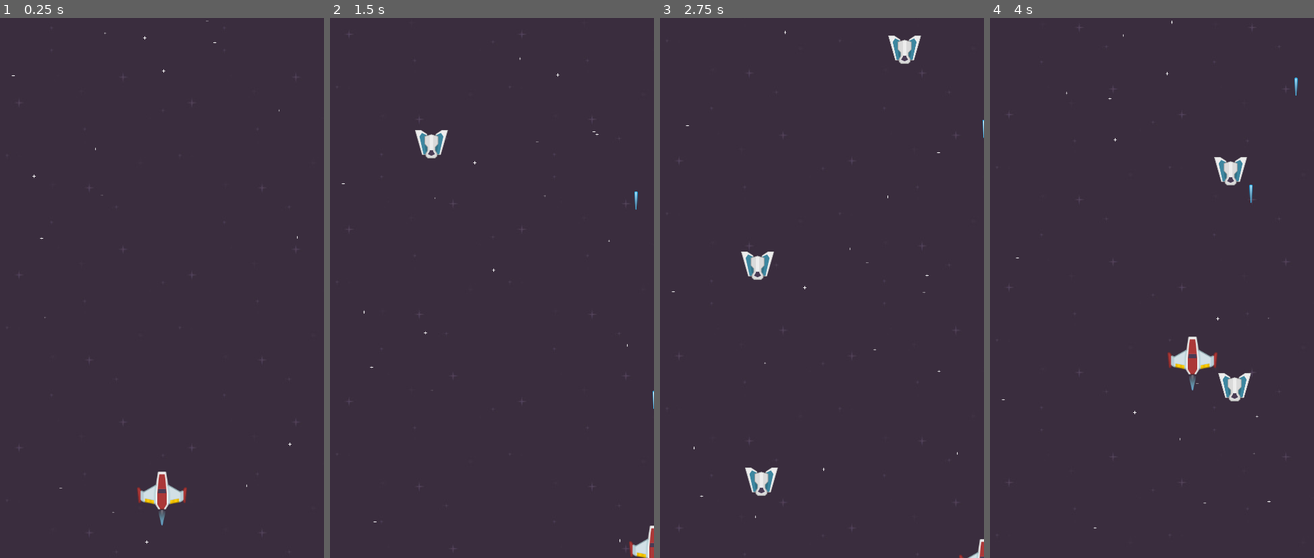
Above: before the commit, frames 1-4 (left to right).
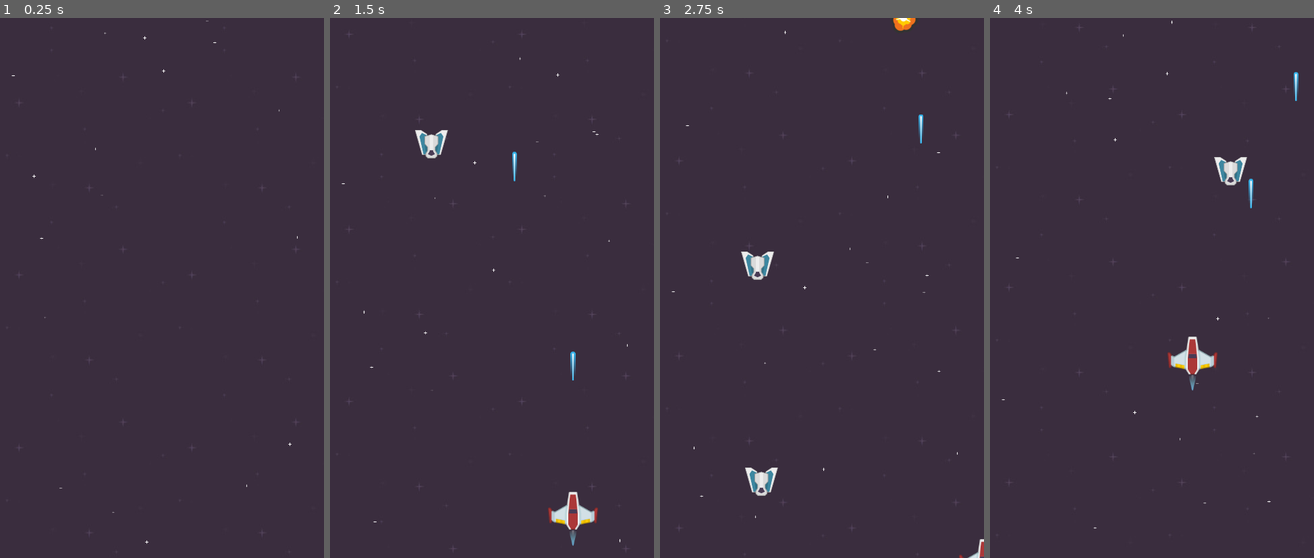
Above: after the commit, the same moments.

Repository: JaasielGuerra/Sneyzer-Lite
Game: Godot game, scene res://Niveles/Pruebas/EscenaDePruebas.tscn
Two runs of this game, one before a commit and one after it. Both use one fixed random seed, a clock stepped at 60 frames per second and the inputs below.
Inputs:
- Up to frame 1 (0.25 s): no input
- Up to frame 2 (1.5 s): tap Enter (ui_accept) at 0.5, 0.6, 0.77, 1.07, 1.35 s; hold Right (ui_right) 0.53-1.28 s; hold Down (ui_down) from 1.28 s (still down)
- Up to frame 3 (2.75 s): tap Enter (ui_accept) at 1.52, 1.82, 2.1 s; release Down (ui_down) at 2.03 s; hold Right (ui_right) from 2.03 s (still down)
- Up to frame 4 (4 s): release Right (ui_right) at 2.78 s; hold Up (ui_up) 2.78-3.53 s; tap Enter (ui_accept) at 2.85, 3.02, 3.32, 3.6, 3.77 s; hold Left (ui_left) from 3.53 s (still down)

The runs differ from the first frame. In frame 1, 0.6% of the frame differs, in the area x 42-58%, y 84-94%; in frame 2, 1.0%, in the area x 56-100%, y 24-100%; in frame 3, 0.6%; in frame 4, 0.5%.

Commit message:
cambios en la nave jugador, colision jug - navEnemiga, inmunidad de la nave jugador

Diff:
--- a/Actores/Balas/BalaJugador/BalaJugador.tscn
+++ b/Actores/Balas/BalaJugador/BalaJugador.tscn
@@ -7,9 +7,9 @@
 [sub_resource type="RectangleShape2D" id=1]
 
 custom_solver_bias = 0.0
-extents = Vector2( 2.18552, 13.4111 )
+extents = Vector2( 3.30766, 21.2945 )
 
-[node name="BalaJugador" groups=[
+[node name="BalaJugador" index="0" groups=[
 "BalaJugador",
 ] instance=ExtResource( 1 )]
 
@@ -22,7 +22,7 @@
 
 [node name="Sprite" parent="." index="1"]
 
-scale = Vector2( 0.5, 0.5 )
+scale = Vector2( 0.8, 0.8 )
 texture = ExtResource( 3 )
 _sections_unfolded = [ "Transform" ]
 
--- a/Actores/Jugador/Jugador.gd
+++ b/Actores/Jugador/Jugador.gd
@@ -1,16 +1,19 @@
- extends Area2D
+extends Area2D
 
 var escena_bala = load("res://Actores/Balas/BalaJugador/BalaJugador.tscn")
 var escena_exp = load("res://Efectos/Explosion/Explosion.tscn")
 var t_pantalla
 var posicion = Vector2()
+var vida = 3
+
 export (float) var velocidad
-var vida = 3
-var danio = 0
 
 func _ready():
 	t_pantalla = get_viewport().size#tamnio de pantalla
-	global_position = Vector2(480/2,700)
+	set_process(false) #desactivar al inciio el procesamiento
+	aparecer()
+	randomize()
+	$Protec.hide()
 
 func _process(delta):
 
@@ -26,7 +29,6 @@
 		posicion.y += 1
 	if Input.is_action_just_pressed("ui_accept"):
 		disparo()
-		pass
 
 	#vector de posicion, se normaliza y se multiplica velocidad y tiempo
 	posicion = posicion.normalized() * velocidad * delta
@@ -48,23 +50,38 @@
 	nueva_bala.velocidad = 950
 	get_parent().add_child(nueva_bala)
 
-#destruir la nave
+#senial de Area2D cuanto algo colisiona con la nave
 func _on_Jugador_area_entered(area):
+	if area.is_in_group("BalaEnemigo") or area.is_in_group("Enemigo"):
+		vida -= 1 #restar vida
+		set_process(false) #desactivar el procesamiento
+		$FormaCol.disabled = true #descativar deteccion de colision
+		$Protec.show()#mostrar el sprite de proteccion
+		$Protec/Anim.play("anim")
+		$Inmunidad.start()#iniciar timer
+		aparecer()
+		for i in range(0,3):
+			var nueva_exp  = escena_exp.instance()
+			nueva_exp.global_position = Vector2(
+				global_position.x + rand_range(-35,35),
+				global_position.y + rand_range(-35,35))
+			get_parent().add_child(nueva_exp)
 
-	if area.is_in_group("BalaEnemigo"):
+		if vida == 0:
+			queue_free()#eliminar la nave
 
-		if danio < 3:
-			danio += 1#aumentar danio de la nave
-			vida -= 1#bajar vida
-			$Danio.texture = load("res://Actores/Jugador/playerShip1_damage"+str(danio)+".png")
+#hace aparecer a la nave
+func aparecer():
+	#animando con el nodo Tween
+	$Aparecer.interpolate_property(self, "global_position", Vector2(t_pantalla.x/2, t_pantalla.y + 150), Vector2(t_pantalla.x/2, t_pantalla.y - 150) , 1, Tween.TRANS_LINEAR, Tween.TRANS_LINEAR)
+	$Aparecer.start()
 
-		elif vida == 0:
+#senial del nodo Tween cuando se finaliza la animacion
+func _on_Aparecer_tween_completed(object, key):
+	set_process(true) #activar el procesamiento
 
-			for i in range(0,5):
-				var nueva_exp  = escena_exp.instance()
-				nueva_exp.global_position = Vector2(
-					global_position.x + rand_range(-45,45),
-					global_position.y + rand_range(-45,45))
-				get_parent().add_child(nueva_exp)
-
-			queue_free()
+#cuando termina el tiempo de inmunidad
+func _on_Inmunidad_timeout():
+	$FormaCol.disabled = false #volver a activar la deteccion de colision
+	$Protec.hide()#ocultar el sprite de proteccion
+	$Protec/Anim.stop()
--- a/Actores/Jugador/Jugador.tscn
+++ b/Actores/Jugador/Jugador.tscn
@@ -1,9 +1,10 @@
-[gd_scene load_steps=7 format=2]
+[gd_scene load_steps=9 format=2]
 
 [ext_resource path="res://Actores/Jugador/Jugador.gd" type="Script" id=1]
 [ext_resource path="res://Actores/Jugador/playerShip1_red.png" type="Texture" id=2]
 [ext_resource path="res://Actores/Jugador/fire14.png" type="Texture" id=3]
 [ext_resource path="res://Actores/Jugador/fire15.png" type="Texture" id=4]
+[ext_resource path="res://Actores/Jugador/shield3.png" type="Texture" id=5]
 
 [sub_resource type="SpriteFrames" id=1]
 
@@ -17,7 +18,26 @@
 [sub_resource type="ConvexPolygonShape2D" id=2]
 
 custom_solver_bias = 0.0
-points = PoolVector2Array( 0, -30, 35, 20, -35, 20 )
+points = PoolVector2Array( 0, -20, 30, 15, -30, 15 )
+
+[sub_resource type="Animation" id=3]
+
+resource_name = "anim"
+length = 0.6
+loop = true
+step = 0.1
+tracks/0/type = "value"
+tracks/0/path = NodePath(".:modulate")
+tracks/0/interp = 1
+tracks/0/loop_wrap = true
+tracks/0/imported = false
+tracks/0/enabled = true
+tracks/0/keys = {
+"times": PoolRealArray( 0, 0.3, 0.6 ),
+"transitions": PoolRealArray( 1, 1, 1 ),
+"update": 0,
+"values": [ Color( 1, 1, 1, 1 ), Color( 1, 1, 1, 0 ), Color( 1, 1, 1, 1 ) ]
+}
 
 [node name="Jugador" type="Area2D" index="0"]
 
@@ -29,6 +49,10 @@
 audio_bus_override = false
 audio_bus_name = "Master"
 script = ExtResource( 1 )
+_sections_unfolded = [ "Transform" ]
+__meta__ = {
+"_edit_group_": true
+}
 velocidad = 400.0
 
 [node name="Nave" type="Sprite" parent="." index="0"]
@@ -37,29 +61,59 @@
 texture = ExtResource( 2 )
 _sections_unfolded = [ "Transform" ]
 
-[node name="Danio" type="Sprite" parent="." index="1"]
-
-scale = Vector2( 0.75, 0.75 )
-_sections_unfolded = [ "Transform" ]
-
-[node name="Propulsor" type="AnimatedSprite" parent="." index="2"]
+[node name="Propulsor" type="AnimatedSprite" parent="." index="1"]
 
 position = Vector2( 0, 40 )
 scale = Vector2( 0.75, 0.75 )
 frames = SubResource( 1 )
 animation = "default"
-frame = 1
-playing = true
 _sections_unfolded = [ "Transform" ]
 
-[node name="FormaCol" type="CollisionShape2D" parent="." index="3"]
+[node name="FormaCol" type="CollisionShape2D" parent="." index="2"]
 
-visible = false
 shape = SubResource( 2 )
 
-[node name="PosDisparo" type="Position2D" parent="." index="4"]
+[node name="PosDisparo" type="Position2D" parent="." index="3"]
 
 position = Vector2( 0, -50 )
 _sections_unfolded = [ "Transform" ]
 
+[node name="Protec" type="Sprite" parent="." index="4"]
+
+modulate = Color( 1, 1, 1, 0.333333 )
+scale = Vector2( 0.75, 0.75 )
+texture = ExtResource( 5 )
+_sections_unfolded = [ "Animation", "Offset", "Region", "Transform", "Visibility" ]
+
+[node name="Anim" type="AnimationPlayer" parent="Protec" index="0"]
+
+root_node = NodePath("..")
+autoplay = ""
+playback_process_mode = 1
+playback_default_blend_time = 0.0
+playback_speed = 1.0
+anims/anim = SubResource( 3 )
+blend_times = [  ]
+_sections_unfolded = [ "Playback Options" ]
+
+[node name="Aparecer" type="Tween" parent="." index="5"]
+
+repeat = false
+playback_process_mode = 1
+playback_speed = 1.0
+playback/active = false
+playback/repeat = false
+playback/speed = 1.0
+
+[node name="Inmunidad" type="Timer" parent="." index="6"]
+
+process_mode = 1
+wait_time = 5.0
+one_shot = true
+autostart = false
+
 [connection signal="area_entered" from="." to="." method="_on_Jugador_area_entered"]
+
+[connection signal="tween_completed" from="Aparecer" to="." method="_on_Aparecer_tween_completed"]
+
+[connection signal="timeout" from="Inmunidad" to="." method="_on_Inmunidad_timeout"]
--- a/Actores/PersonajeGenerico/EnemigoPequenio/Enemigo.gd
+++ b/Actores/PersonajeGenerico/EnemigoPequenio/Enemigo.gd
@@ -8,10 +8,10 @@
 export (float) var amplitud_curva# para la amplitud de la curva
 var escena_exp = load("res://Efectos/Explosion/Explosion.tscn")
 
-#comprobar si la colision es de la bala del jugador para destruirlo
+#comprobar si la colision es de la bala del jugador o el jugador para destruirlo
 func _on_Enemigo_area_entered(area):
 
-    if area.is_in_group("BalaJugador"):
+    if area.is_in_group("BalaJugador") or area.get_name() == "Jugador":
 
         var nueva_exp = escena_exp.instance()
         nueva_exp.global_position = global_position
--- a/Actores/PersonajeGenerico/EnemigoPequenio/Enemigo.tscn
+++ b/Actores/PersonajeGenerico/EnemigoPequenio/Enemigo.tscn
@@ -8,7 +8,9 @@
 custom_solver_bias = 0.0
 extents = Vector2( 46.4809, 36.695 )
 
-[node name="Enemigo" type="Area2D"]
+[node name="Enemigo" type="Area2D" groups=[
+"Enemigo",
+]]
 
 position = Vector2( 240, 700 )
 input_pickable = true
--- a/Efectos/Explosion/Explosion.tscn
+++ b/Efectos/Explosion/Explosion.tscn
@@ -17,7 +17,7 @@
 "frames": [ ExtResource( 2 ), ExtResource( 3 ), ExtResource( 4 ), ExtResource( 5 ), ExtResource( 6 ), ExtResource( 7 ), ExtResource( 8 ), ExtResource( 9 ), ExtResource( 10 ) ],
 "loop": true,
 "name": "exp",
-"speed": 15.0
+"speed": 20.0
 } ]
 
 [node name="Explosion" type="Node2D"]
--- a/Escenario/Estrella/Estrella.gd
+++ b/Escenario/Estrella/Estrella.gd
@@ -4,6 +4,7 @@
 
 func _ready():
 	velocidad = rand_range(100, 250)
+	randomize()
 
 func _process(delta):
 	global_position += Vector2(0, velocidad * delta)
--- a/Niveles/Pruebas/EscenaDePruebas.tscn
+++ b/Niveles/Pruebas/EscenaDePruebas.tscn
@@ -1,27 +1,25 @@
 [gd_scene load_steps=4 format=2]
 
 [ext_resource path="res://Niveles/Pruebas/Nivel.gd" type="Script" id=1]
-[ext_resource path="res://Actores/Jugador/Jugador.tscn" type="PackedScene" id=2]
-[ext_resource path="res://Escenario/Espacio/FondoEspacio.tscn" type="PackedScene" id=3]
+[ext_resource path="res://Escenario/Espacio/FondoEspacio.tscn" type="PackedScene" id=2]
+[ext_resource path="res://Actores/Jugador/Jugador.tscn" type="PackedScene" id=3]
 
-[node name="EscenaDePruebas" type="Node" index="0"]
+[node name="EscenaDePruebas" type="Node"]
 
 script = ExtResource( 1 )
 
-[node name="Jugador" parent="." index="0" instance=ExtResource( 2 )]
-
-input_pickable = false
-
-[node name="Timer" type="Timer" parent="." index="1"]
+[node name="Timer" type="Timer" parent="." index="0"]
 
 process_mode = 1
 wait_time = 0.8
 one_shot = false
 autostart = true
 
-[node name="FondoEspacio" parent="." index="2" instance=ExtResource( 3 )]
+[node name="FondoEspacio" parent="." index="1" instance=ExtResource( 2 )]
 
 velocidad = 150.0
 fondo = 3
 
+[node name="Jugador" parent="." index="2" instance=ExtResource( 3 )]
+
 [connection signal="timeout" from="Timer" to="." method="_on_Timer_timeout"]
Binary file removed: Actores/Jugador/playerShip1_damage1.png
Not shown, removed: Actores/Jugador/playerShip1_damage1.png.import
Binary file removed: Actores/Jugador/playerShip1_damage2.png
Binary file removed: Actores/Jugador/playerShip1_damage3.png
Not shown, removed: Actores/Jugador/playerShip1_damage3.png.import
Binary file added: Actores/Jugador/shield3.png
Not shown, changed: Actores/Jugador/shield3.png.import
